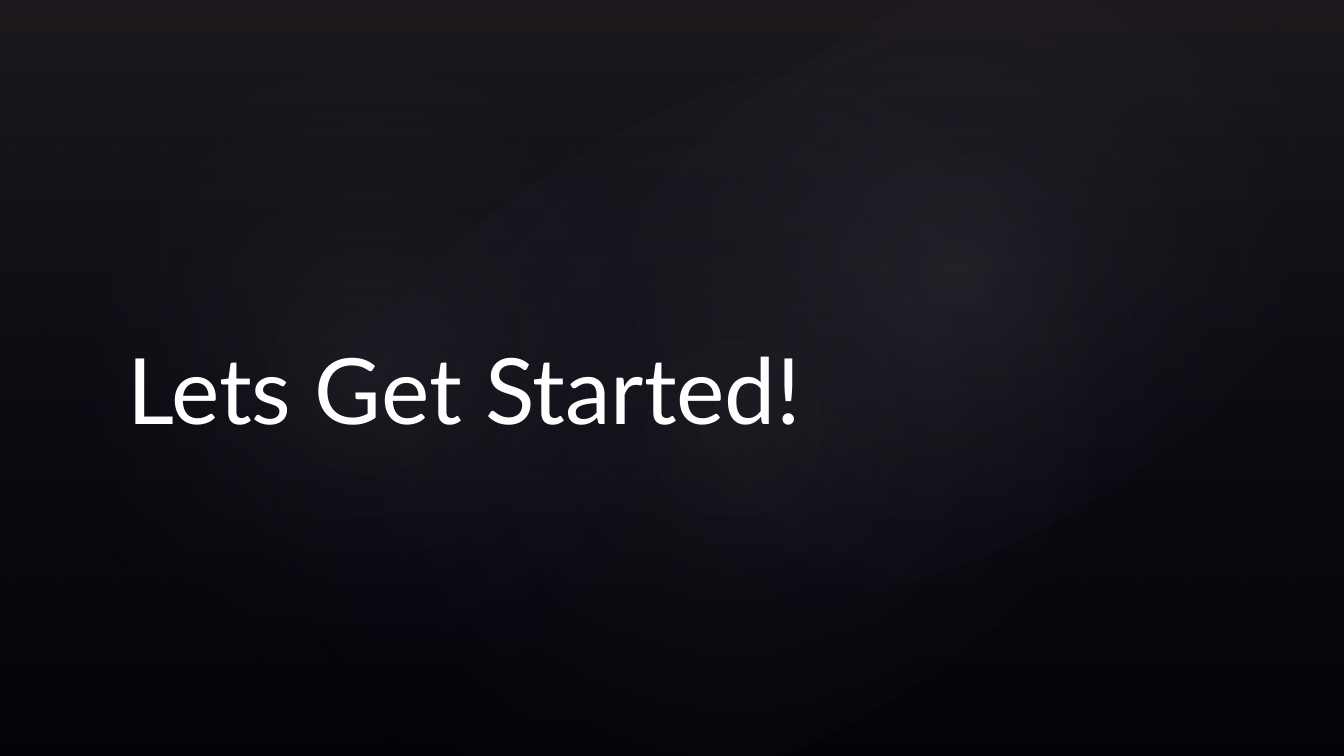
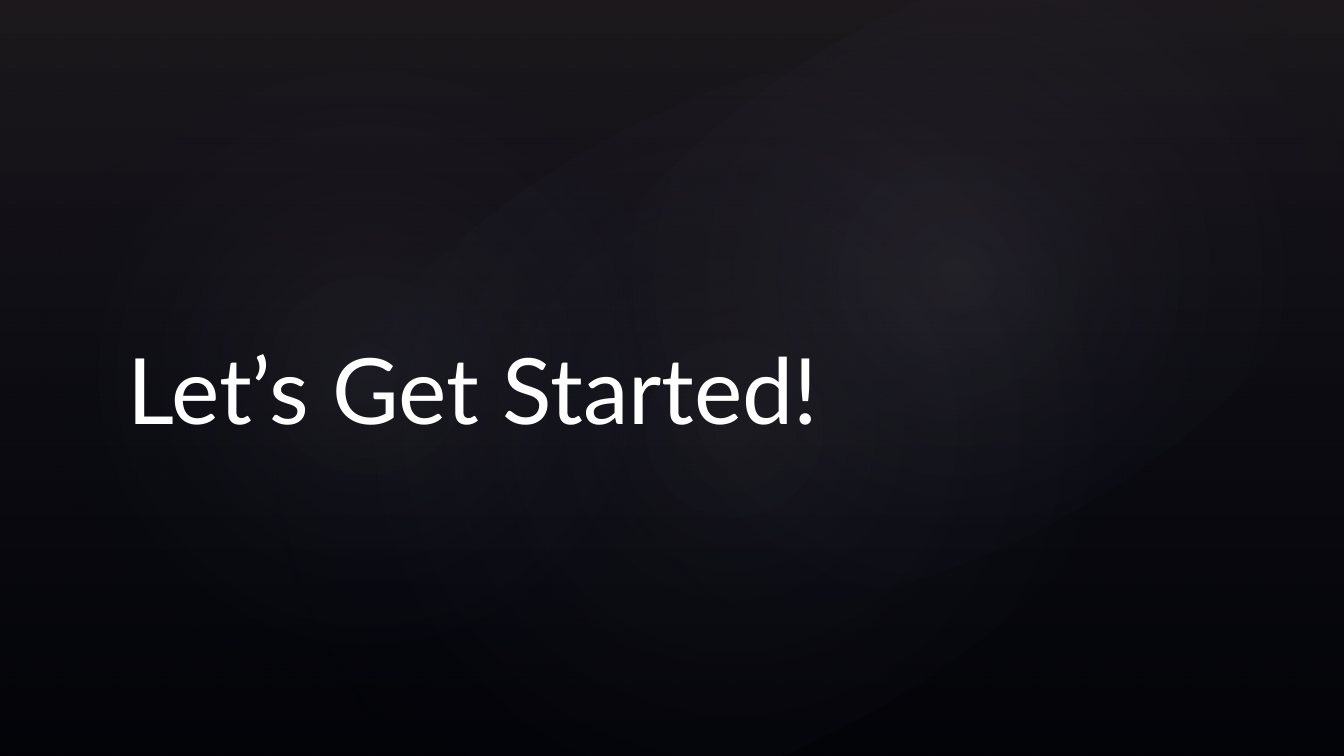
Before and after one commit to Dogfalo/WDW-CSS-Workshop, a slide deck: slide 9 of CSS Frameworks.pptx. Drawn at 1344x756 pixels with LibreOffice and Linux fonts; fonts in the diff are those of the drawing; background and template pictures are left out. Boxes give left, top, right and bottom in pixels: in the first picture for what was removed or moved away, otherwise in the second. Text is boxed around its words. In the diff, an @@ line names an element or a change of style, - is before the commit and + after.

```diff
--- a/CSS Frameworks.pptx
+++ b/CSS Frameworks.pptx
@@ title at [128, 354, 819, 425]: text changed @@
-Lets Get Started!
+Let’s Get Started!
```
Also in this commit, not shown: 4 other slides changed, 7 slides added, 2 slides removed, 1 other file.
